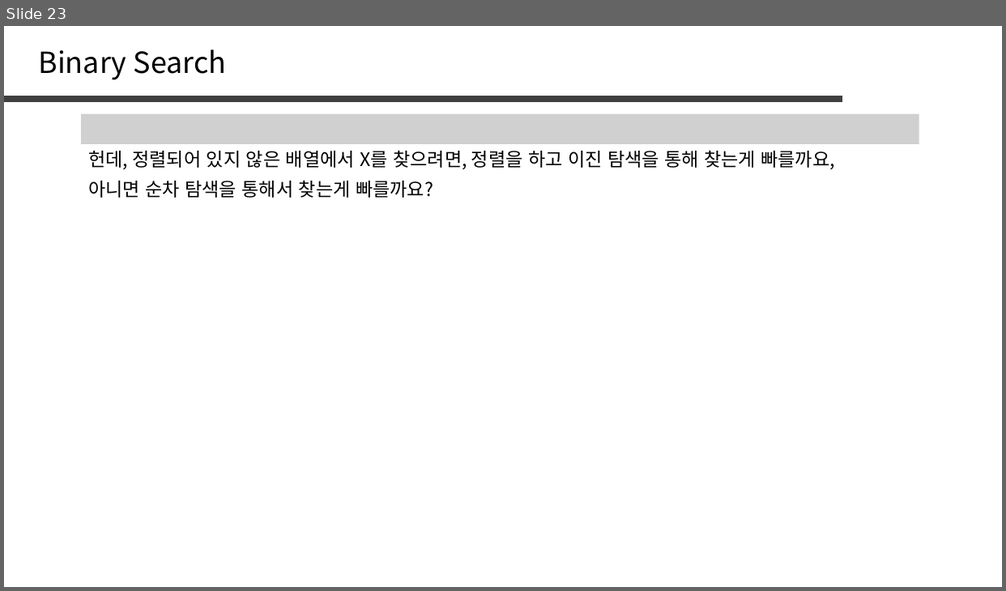
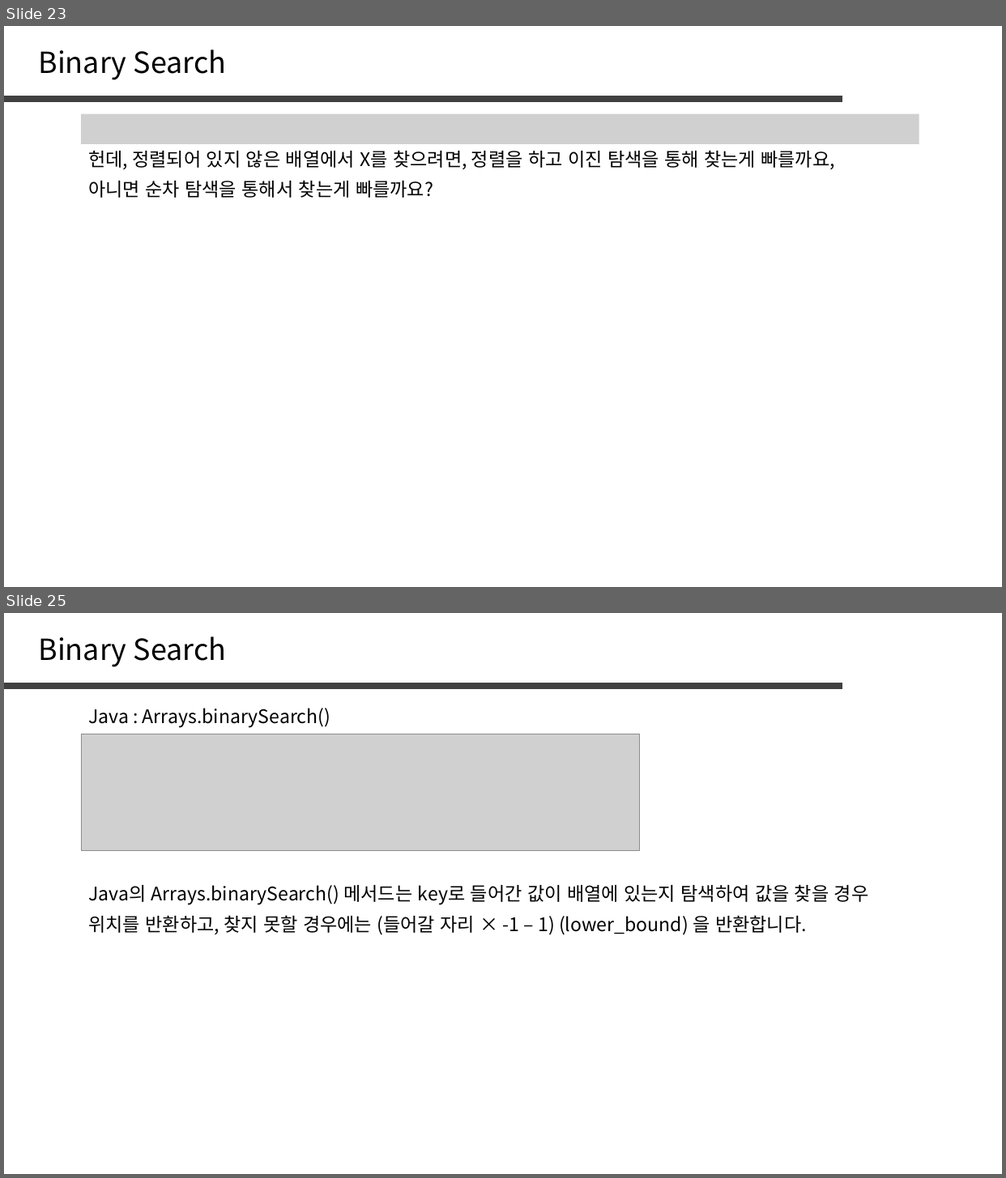
Before and after one commit to jaehoo1/PS-study, a slide deck: study/4_Sorting, Binary Search.pptx. Shown one above the other, each under a label of ours: slide 23 before the commit, slides 23 and 25 after it; the slides between them are not shown. The pictures are 1006x591 and 1006x1178 pixels, drawn with LibreOffice and Linux fonts; fonts in the diff are those of the drawing; grey boxes stand for pictures. Boxes give left, top, right and bottom in pixels: in the first picture for what was removed or moved away, otherwise in the second. Text is boxed around its words. In the diff, an @@ line names an element or a change of style, - is before the commit and + after.

```diff
--- a/study/4_Sorting, Binary Search.pptx
+++ b/study/4_Sorting, Binary Search.pptx
@@ slide 25 added at [4, 613, 1002, 1174], background #FFFFFF @@
@@ text added at [39, 636, 227, 667], 28 pt, text #000000 @@
+Binary Search
@@ line added from (4, 686) to (842, 686), #404040 6 pt @@
@@ text added at [88, 708, 330, 727], 18 pt, text #000000 @@
+Java : Arrays.binarySearch()
@@ picture added at [81, 735, 640, 851] @@
@@ text added at [88, 884, 869, 905], 18 pt, text #000000 @@
+Java의 Arrays.binarySearch() 메서드는 key로 들어간 값이 배열에 있는지 탐색하여 값을 찾을 경우
@@ text added at [88, 915, 807, 935], 18 pt, text #000000 @@
+위치를 반환하고, 찾지 못할 경우에는 (들어갈 자리 × -1 – 1) (lower_bound) 을 반환합니다.
```
Also in this commit, not shown: 3 other slides added, 1 slide removed.
